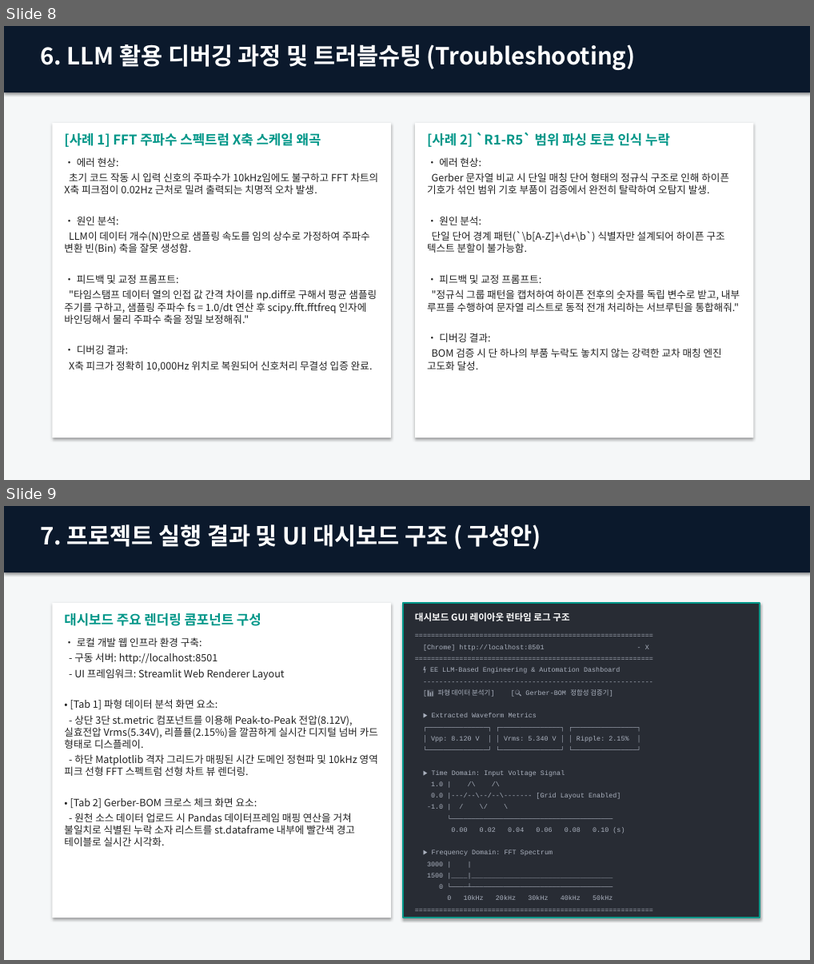
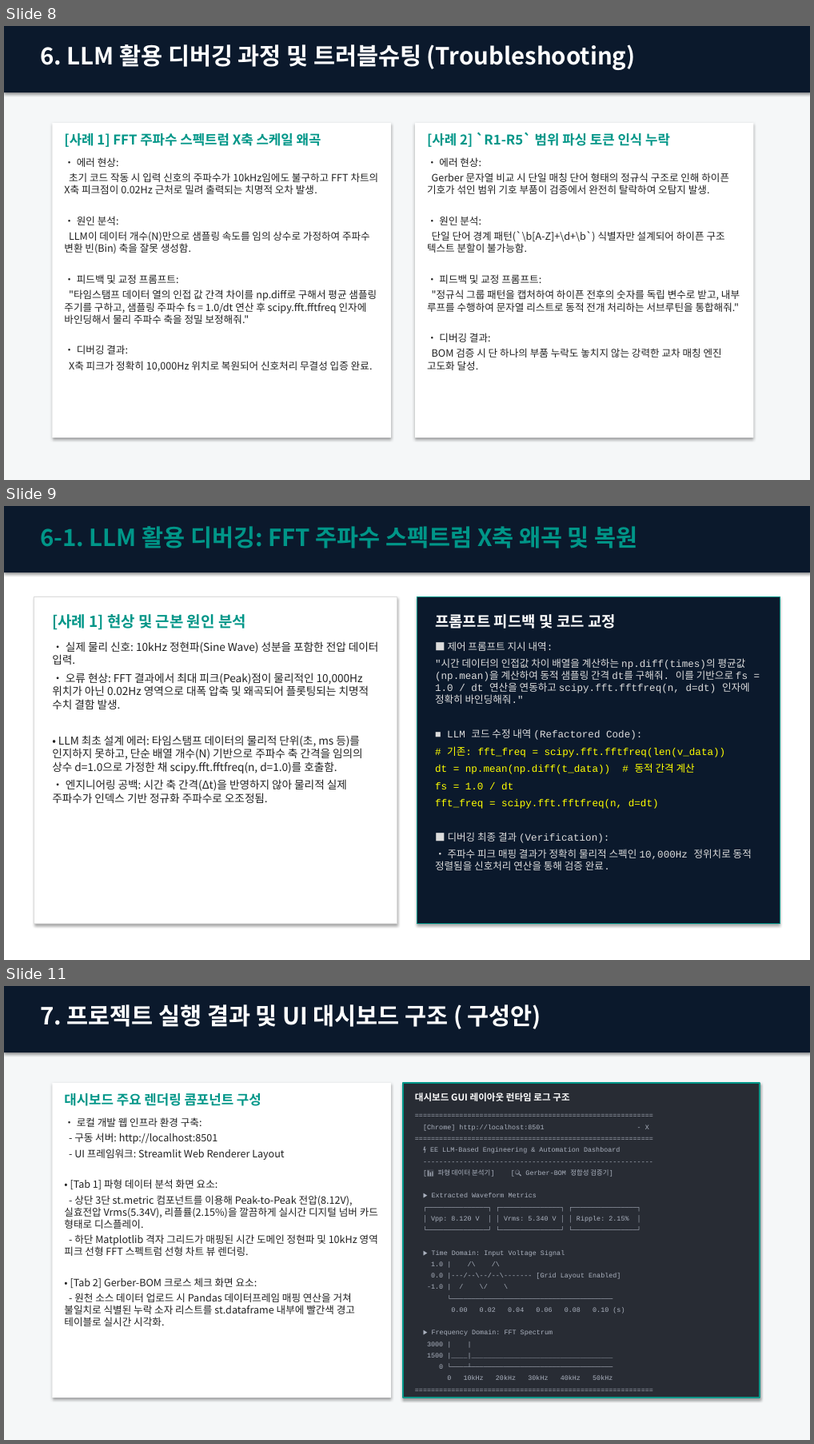
Before and after one commit to samly30-commits/ee-llm-analyzer, a slide deck: docs/EE_LLM_Project_Presentation_(2025300309_이정후).pptx. Shown one above the other, each under a label of ours: slides 8 and 9 before the commit, slides 8, 9 and 11 after it; the slides between them are not shown. The pictures are 814x964 and 814x1444 pixels, drawn with LibreOffice and Linux fonts; fonts in the diff are those of the drawing. Boxes give left, top, right and bottom in pixels: in the first picture for what was removed or moved away, otherwise in the second. Text is boxed around its words. In the diff, an @@ line names an element or a change of style, - is before the commit and + after.

```diff
--- a/docs/EE_LLM_Project_Presentation_(2025300309_이정후).pptx
+++ b/docs/EE_LLM_Project_Presentation_(2025300309_이정후).pptx
@@ slide 9 added at [4,506,810,960], background #FFFFFF @@
@@ rectangle added at [4,506,810,572], fill #0B192C @@
@@ text added at [40,526,638,548], 28 pt, text #009688, bold @@
+6-1. LLM 활용 디버깅: FFT 주파수 스펙트럼 X축 왜곡 및 복원
@@ rectangle added at [34,596,398,924], fill #FFFFFF, outline #DCDCDC 0.75 pt @@
@@ rectangle added at [417,596,780,924], fill #0B192C, outline #009688 0.75 pt @@
@@ text added at [52,614,379,803], 13 pt, text #212121 @@
+[사례 1] 현상 및 근본 원인 분석
+• 실제 물리 신호: 10kHz 정현파(Sine Wave) 성분을 포함한 전압 데이터 입력.
+• 오류 현상: FFT 결과에서 최대 피크(Peak)점이 물리적인 10,000Hz 위치가 아닌 0.02Hz 영역으로 대폭 압축 및 왜곡되어 플롯팅되는 치명적 수치 결함 발생.
+• LLM 최초 설계 에러: 타임스탬프 데이터의 물리적 단위(초, ms 등)를 인지하지 못하고, 단순 배열 개수(N) 기반으로 주파수 축 간격을 임의의 상수 d=1.0으로 가정한 채 scipy.fft.fftfreq(n, d=1.0)를 호출함.
+• 엔지니어링 공백: 시간 축 간격(Δt)을 반영하지 않아 물리적 실제 주파수가 인덱스 기반 정규화 주파수로 오조정됨.
@@ text added at [435,614,752,870], 12 pt, text #DCDCDC @@
+프롬프트 피드백 및 코드 교정
+■ 제어 프롬프트 지시 내역:
+"시간 데이터의 인접값 차이 배열을 계산하는 np.diff(times)의 평균값(np.mean)을 계산하여 동적 샘플링 간격 dt를 구해줘. 이를 기반으로 fs = 1.0 / dt 연산을 연동하고 scipy.fft.fftfreq(n, d=dt) 인자에 정확히 바인딩해줘."
+■ LLM 코드 수정 내역 (Refactored Code):
+# 기존: fft_freq = scipy.fft.fftfreq(len(v_data))
+dt = np.mean(np.diff(t_data)) # 동적 간격 계산
+fs = 1.0 / dt
+fft_freq = scipy.fft.fftfreq(n, d=dt)
+■ 디버깅 최종 결과 (Verification):
+• 주파수 피크 매핑 결과가 정확히 물리적 스펙인 10,000Hz 정위치로 동적 정렬됨을 신호처리 연산을 통해 검증 완료.
@@ what was slide 9 is now slide 11 @@
```
Also in this commit, not shown: 2 slides changed, 1 other slide added.
